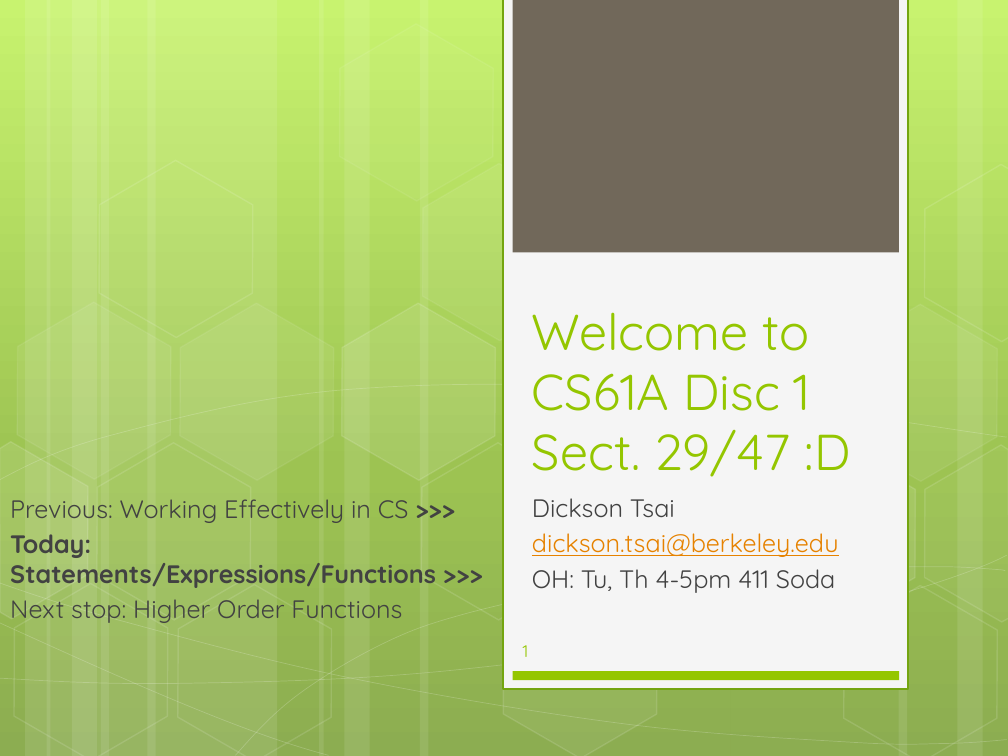
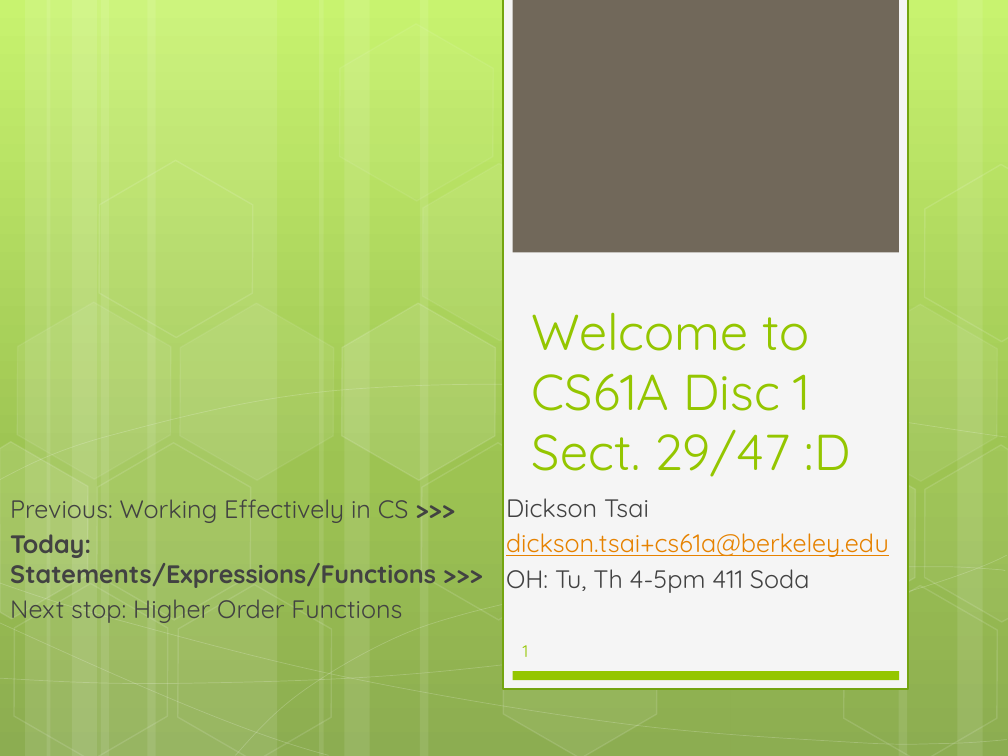
Before and after one commit to dicksontsai/dicksontsai.github.io, a slide deck: slide 1 of cs61a/discussion/disc1.pptx. Drawn at 1008x756 pixels with LibreOffice and Linux fonts; fonts in the diff are those of the drawing. Boxes give left, top, right and bottom in pixels: in the first picture for what was removed or moved away, otherwise in the second. Text is boxed around its words. In the diff, an @@ line names an element or a change of style, - is before the commit and + after.

```diff
--- a/cs61a/discussion/disc1.pptx
+++ b/cs61a/discussion/disc1.pptx
@@ subtitle "Dickson Tsai": place and size @@
-subtitle "Dickson Tsai" at bbox=[532, 498, 839, 593]
+subtitle "Dickson Tsai" at bbox=[506, 498, 889, 593]
@@ subtitle at bbox=[506, 533, 889, 557]: text changed @@
-dickson.tsai@berkeley.edu
+dickson.tsai+cs61a@berkeley.edu
```
Also in this commit, not shown: 3 other slides changed, 8 other files.
